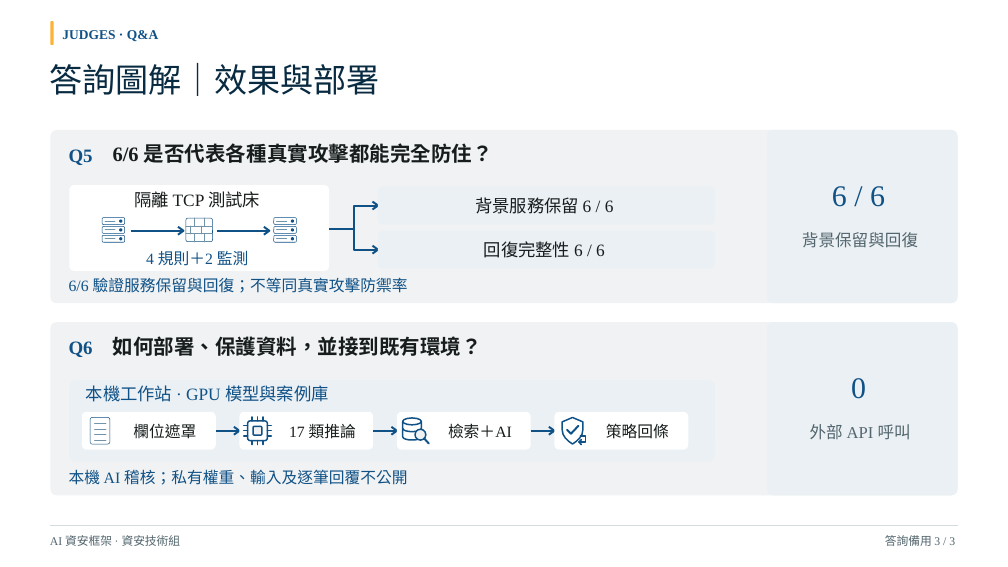
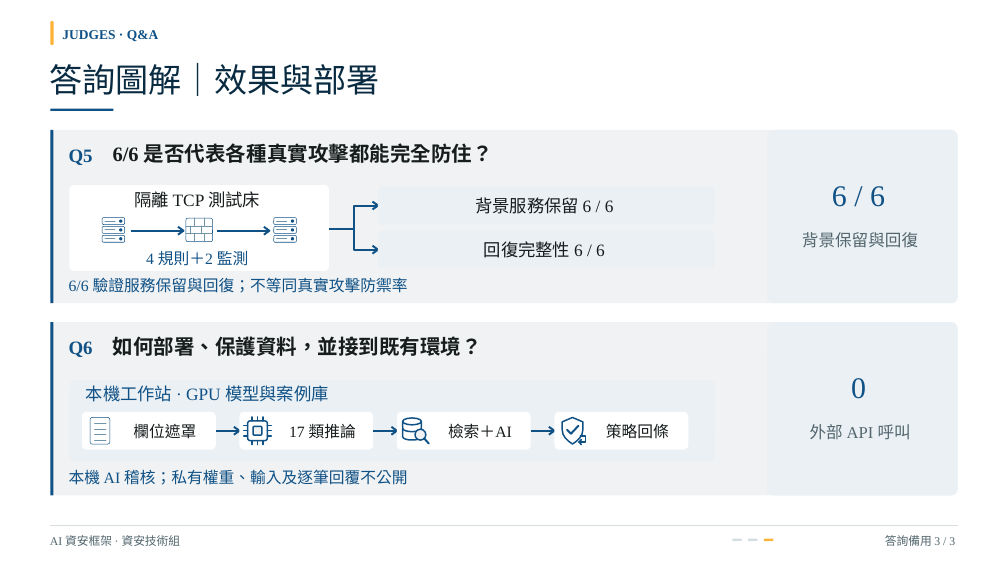
Before and after one commit to Lily09-project/innoserve-competition, a slide deck: slide 12 of deliverables/決賽簡報_AI資安框架.pptx. Drawn at 1008x567 pixels with LibreOffice and Linux fonts; fonts in the diff are those of the drawing. Boxes give left, top, right and bottom in pixels: in the first picture for what was removed or moved away, otherwise in the second. Text is boxed around its words. In the diff, an @@ line names an element or a change of style, - is before the commit and + after.

```diff
--- a/deliverables/決賽簡報_AI資安框架.pptx
+++ b/deliverables/決賽簡報_AI資安框架.pptx
@@ rectangle added at (x1=51, y1=109, x2=113, y2=111), fill #105186 @@
@@ rectangle added at (x1=51, y1=130, x2=54, y2=303), fill #105186 @@
@@ rectangle added at (x1=51, y1=322, x2=54, y2=495), fill #105186 @@
@@ rounded rectangle added at (x1=733, y1=538, x2=742, y2=541), fill #D6DDE0 @@
@@ rounded rectangle added at (x1=749, y1=538, x2=758, y2=541), fill #D6DDE0 @@
@@ rounded rectangle added at (x1=764, y1=538, x2=773, y2=541), fill #FDB338 @@
```
Also in this commit, not shown: 10 other slides changed, 24 other files.
